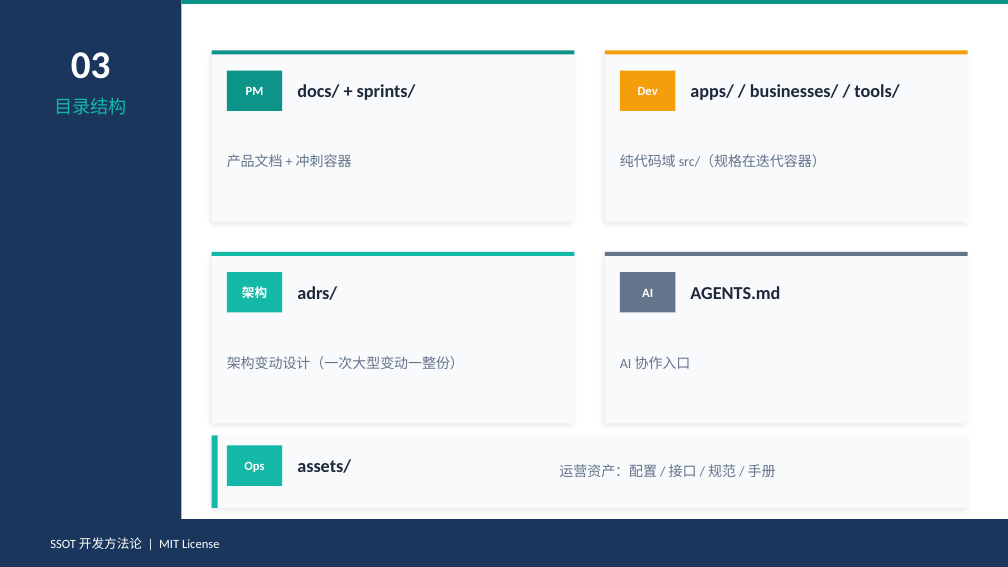
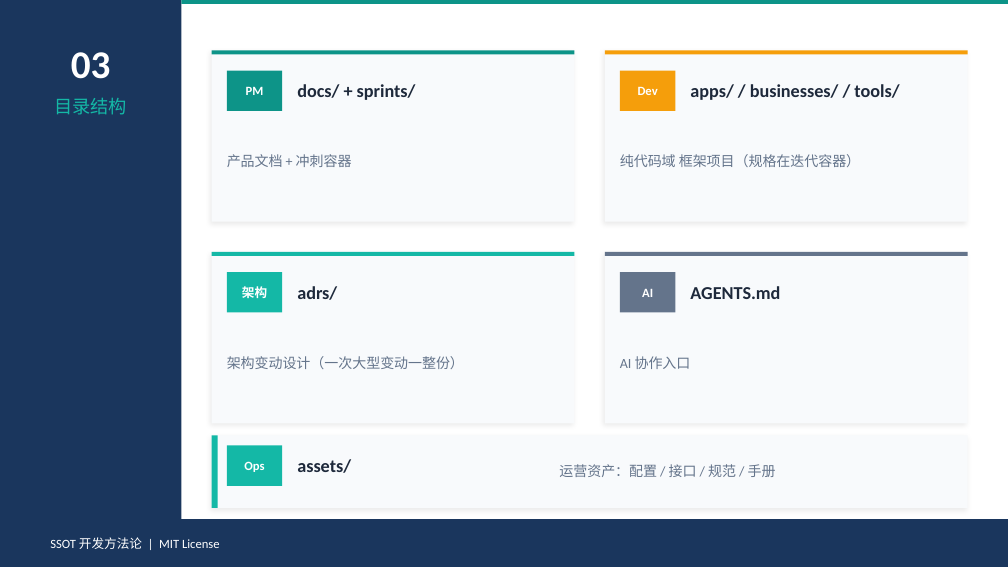
Before and after one commit to Toketec/SpecRocket, a slide deck: slide 4 of SSOT-开发方法论-培训.pptx. Drawn at 1008x567 pixels with LibreOffice and Linux fonts; fonts in the diff are those of the drawing. Boxes give left, top, right and bottom in pixels: in the first picture for what was removed or moved away, otherwise in the second. Text is boxed around its words. In the diff, an @@ line names an element or a change of style, - is before the commit and + after.

Commit message:
v3.1.0: 代码域直接放框架项目（移除 apps/businesses/tools 的 _template/src 空壳模板）
- apps/businesses/tools 下直接放框架脚手架项目（Next.js/Spring Boot/Cargo 等），目录结构由框架决定
- 创建新模块方式：cp 模板 → 框架脚手架（npx create-next-app / spring init / cargo new）
- 同步 8 文件 12 处：ssot-convention/AGENTS/CLAUDE×2/README×3/SKILL/PPT slide4
- 版本号 3.0.0 → 3.1.0

```diff
--- a/SSOT-开发方法论-培训.pptx
+++ b/SSOT-开发方法论-培训.pptx
@@ text at [620, 154, 860, 167]: text changed @@
-纯代码域 src/（规格在迭代容器）
+纯代码域 框架项目（规格在迭代容器）
```
Also in this commit, not shown: 11 other files.
